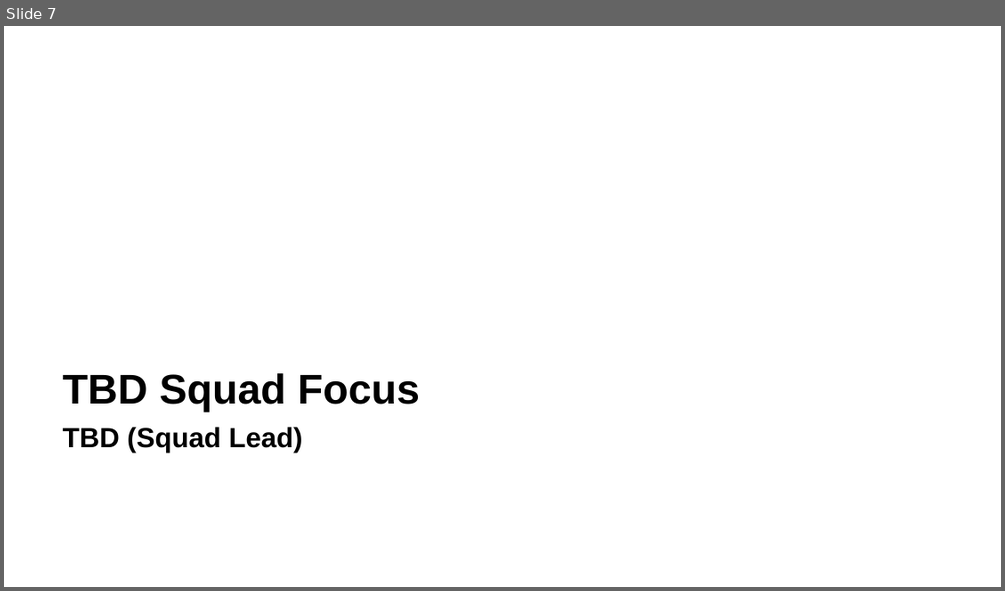
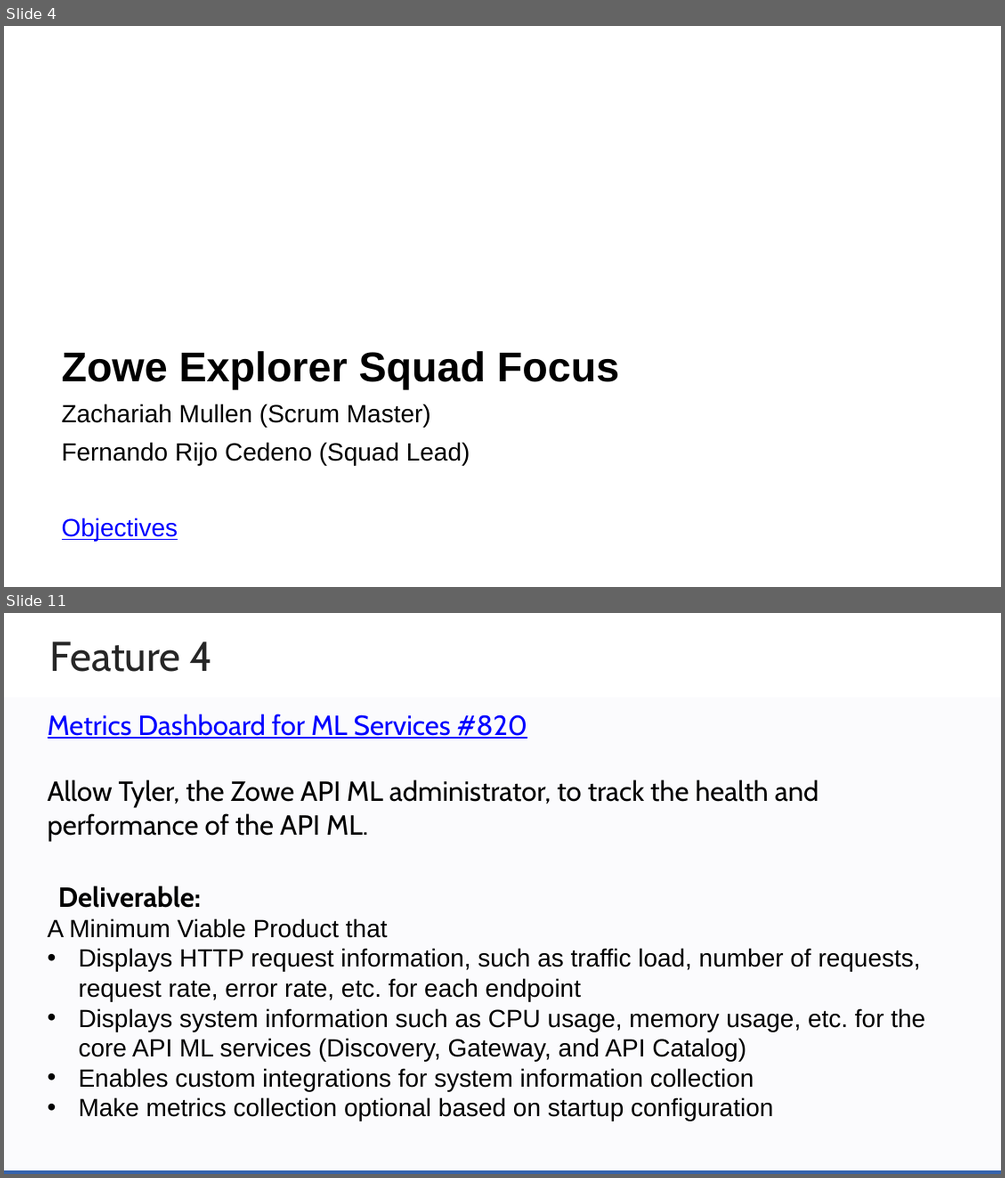
Before and after one commit to zowe/community, a slide deck: Project Management/PI Planning/20PI4 Planning/Zowe Community Squad Focus for 20PI4.pptx. Shown one above the other, each under a label of ours: slide 7 before the commit, slides 4 and 11 after it; the slides between them are not shown. The pictures are 1005x591 and 1005x1178 pixels, drawn with LibreOffice and Linux fonts; fonts in the diff are those of the drawing; background and template pictures are left out. Boxes give left, top, right and bottom in pixels: in the first picture for what was removed or moved away, otherwise in the second. Text is boxed around its words. In the diff, an @@ line names an element or a change of style, - is before the commit and + after.

```diff
--- a/Project Management/PI Planning/20PI4 Planning/Zowe Community Squad Focus for 20PI4.pptx
+++ b/Project Management/PI Planning/20PI4 Planning/Zowe Community Squad Focus for 20PI4.pptx
@@ slide 11 added at [4, 613, 1001, 1174], background #FFFFFF @@
@@ text added at [50, 641, 213, 672], 30 pt, text #262626 @@
+Feature 4
@@ rectangle added at [4, 697, 1001, 1173], fill #3664AD at 2% opacity @@
@@ text added at [48, 714, 925, 1121], 18 pt, text #000000 @@
+Metrics Dashboard for ML Services #820
+Allow Tyler, the Zowe API ML administrator, to track the health and performance of the API ML.
+Deliverable:
+A Minimum Viable Product that
+• Displays HTTP request information, such as traffic load, number of requests, request rate, error rate, etc. for each endpoint
+• Displays system information such as CPU usage, memory usage, etc. for the core API ML services (Discovery, Gateway, and API Catalog)
+• Enables custom integrations for system information collection
+• Make metrics collection optional based on startup configuration
@@ rectangle added at [4, 1170, 1001, 1174], fill #3664AD @@
@@ what was slide 7 is now slide 4 @@
@@ slide 4 changed as well @@
@@ text at [62, 351, 619, 540]: text changed; size 20 to 18 pt; bold off @@
-TBD Squad Focus
-TBD (Squad Lead)
+Zowe Explorer Squad Focus
+Zachariah Mullen (Scrum Master)
+Fernando Rijo Cedeno (Squad Lead)
+Objectives
```
Also in this commit, not shown: 3 other slides changed, 47 other slides added, 4 slides removed.
